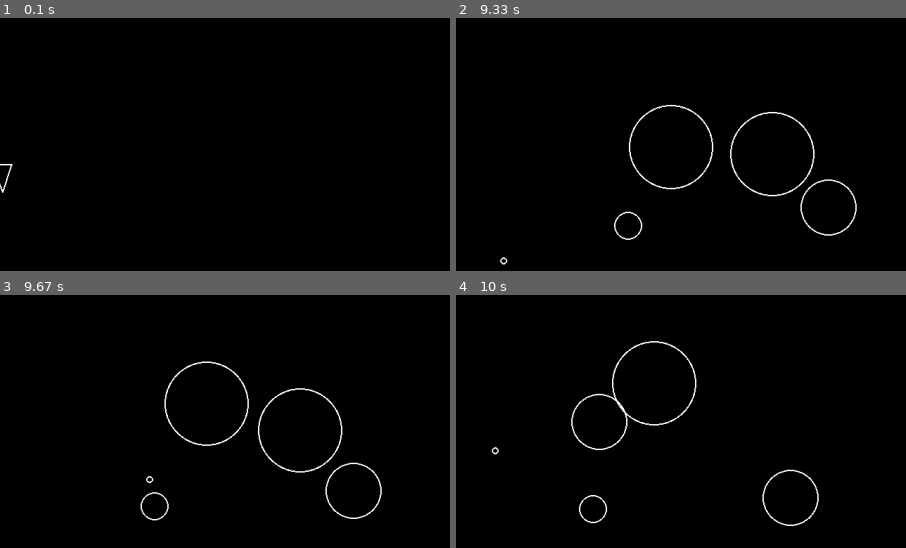
Above: before the commit, frames 1-4 (two rows, left to right).
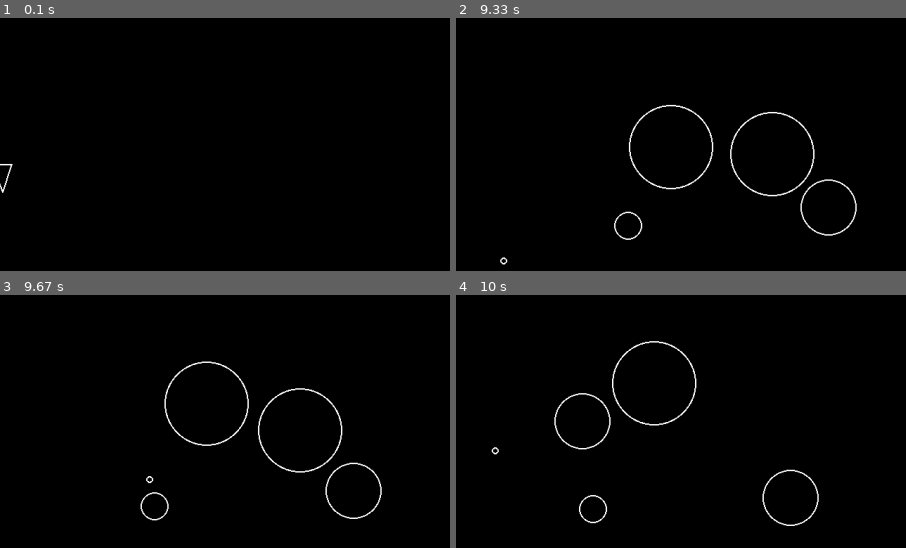
Above: after the commit, the same moments.

Repository: TobiasPartzsch/asteroids-game
Game: pygame game, started from main.py
Same seed, same stepped clock (60 frames per second), same inputs: the game is played once before the commit and once after it.
Inputs:
- Up to frame 1 (0.1 s): no input
- Up to frame 2 (9.33 s): tap Space at 0.33, 0.73, 1.03, 1.23, 1.57, 1.87, 2.07, 2.37, 2.63, 2.97, 3.27, 3.4, 3.8, 4.1, 4.47, 4.87, 5.17, 5.37, 5.67, 5.87, 6.2, 6.5, 6.7, 7, 7.27, 7.6, 7.9, 8.03, 8.43, 8.73, 9.1 s; hold D 0.67-1.13 s; hold W 1.17-1.47 s; hold D 1.5-1.97 s; hold A 2-2.53 s; hold S 2.57-2.87 s; hold A 2.9-3.3 s; hold W 3.33-3.7 s; hold D 3.73-4.37 s; hold S 4.4-4.77 s; hold A 4.8-5.27 s; hold D 5.3-5.77 s; hold W 5.8-6.1 s; hold D 6.13-6.6 s; hold A 6.63-7.17 s; hold S 7.2-7.5 s; hold A 7.53-7.93 s; hold W 7.97-8.33 s; hold D 8.37-9 s; hold S from 9.03 s (still down)
- Up to frame 3 (9.67 s): release S at 9.4 s; hold A from 9.43 s (still down); tap Space at 9.5 s
- Up to frame 4 (10 s): tap Space at 9.8 s; release A at 9.9 s; hold D from 9.93 s (still down)
The pictures show only the part of the screen within x 50-100%, y 18-68%; the shares and areas given below are measured in that part.

Frames 1-3 are identical in both runs. In frame 4, 0.6% of the frame differs, in the area x 21-39%, y 38-62%.

Commit message:
remove asteroids once out of screen

Diff:
--- a/asteroid_sprite.py
+++ b/asteroid_sprite.py
@@ -6,6 +6,7 @@
 from collision_types import CollisionBehaviour
 from settings.asteroids import MIN_RADIUS, SPLIT_ANGLE, SPLIT_DIRECTIONS, SPLIT_SPEEDUP
 from physics import bounce_asteroids
+from settings.display import SCREEN_HEIGHT, SCREEN_WIDTH
 
 
 class Asteroid(CircleShape):
@@ -37,6 +38,17 @@
             dt (float): Elapsed time in seconds since the last update.
         """
         self.position += self.velocity * dt
+
+        # Clean up if completely off-screen with buffer zone
+        buffer = self.radius + 50  # Extra tolerance
+        screen_rect = pygame.Rect(
+            -buffer,
+            -buffer,
+            SCREEN_WIDTH + 2*buffer,
+            SCREEN_HEIGHT + 2*buffer,
+        )
+        if not self.rect.colliderect(screen_rect):
+            self.kill()
 
     def split(self) -> None:
         """Split ourselves and create a number of new smaller asteroids moving in random (within limits) directions.
